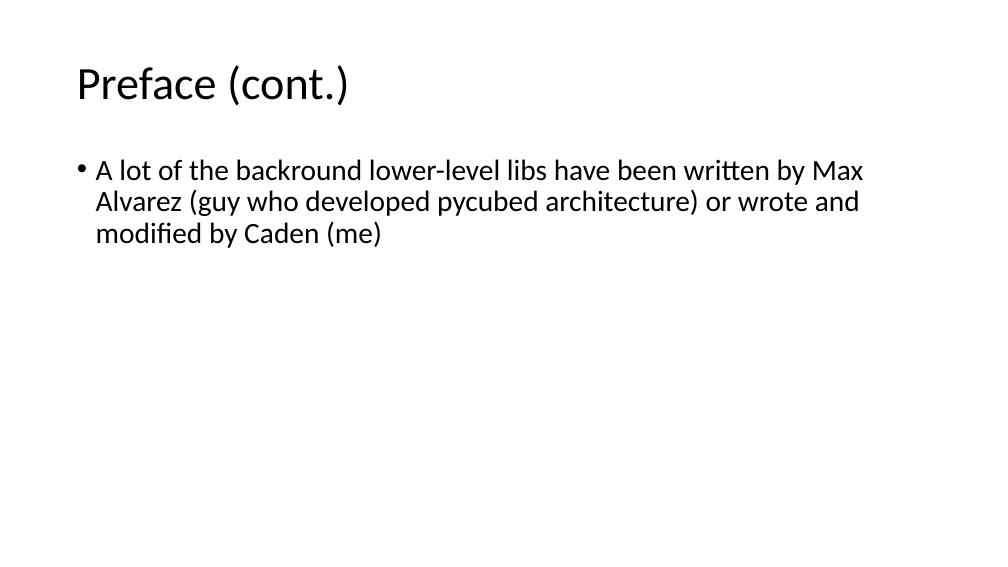
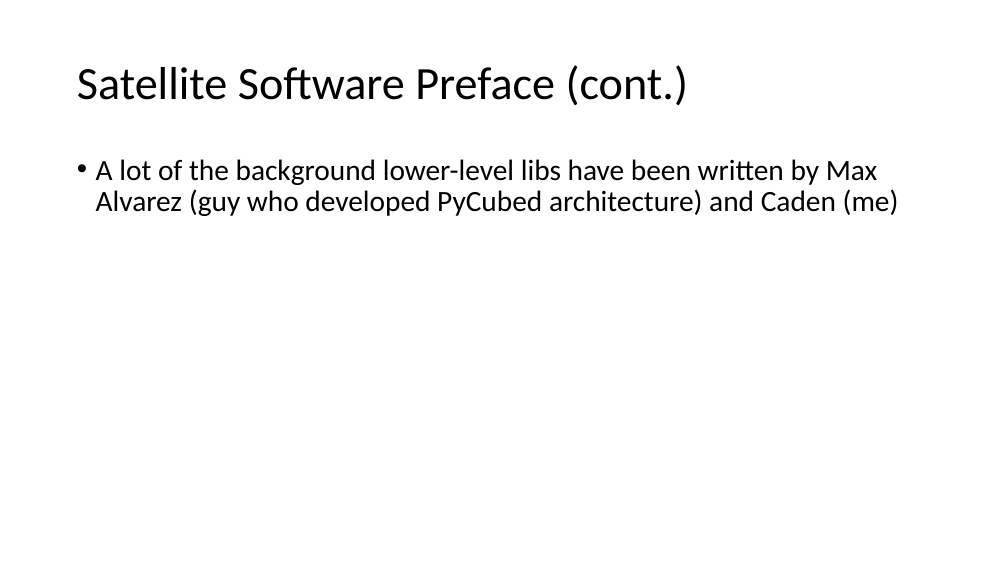
Before and after one commit to erichtang/mainboard, a slide deck: slide 9 of software/foras-promineo/Foras Promineo Software Primer.pptx (slide 6 before the commit). Drawn at 1008x567 pixels with LibreOffice and Linux fonts; fonts in the diff are those of the drawing. Boxes give left, top, right and bottom in pixels: in the first picture for what was removed or moved away, otherwise in the second. Text is boxed around its words. In the diff, an @@ line names an element or a change of style, - is before the commit and + after.

```diff
--- a/software/foras-promineo/Foras Promineo Software Primer.pptx
+++ b/software/foras-promineo/Foras Promineo Software Primer.pptx
@@ title at (x1=77, y1=65, x2=689, y2=106): text changed @@
-Preface (cont.)
+Satellite Software Preface (cont.)
@@ text at (x1=96, y1=159, x2=899, y2=216): text changed @@
-• A lot of the backround lower-level libs have been written by Max Alvarez (guy who developed pycubed architecture) or wrote and modified by Caden (me)
+• A lot of the background lower-level libs have been written by Max Alvarez (guy who developed PyCubed architecture) and Caden (me)
```
Also in this commit, not shown: 25 other slides changed, 10 slides added, 4 slides removed, 10 other files.
